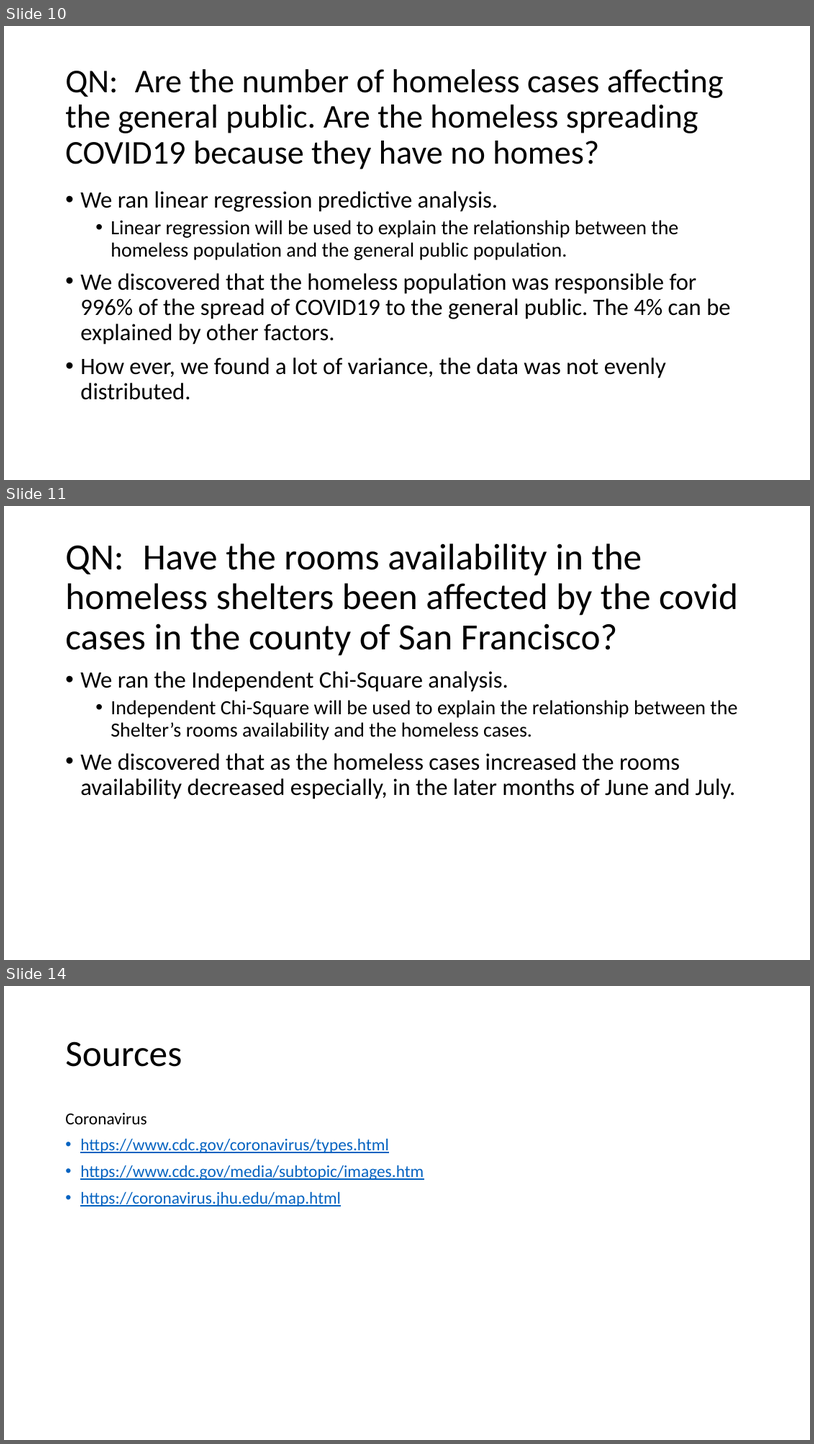
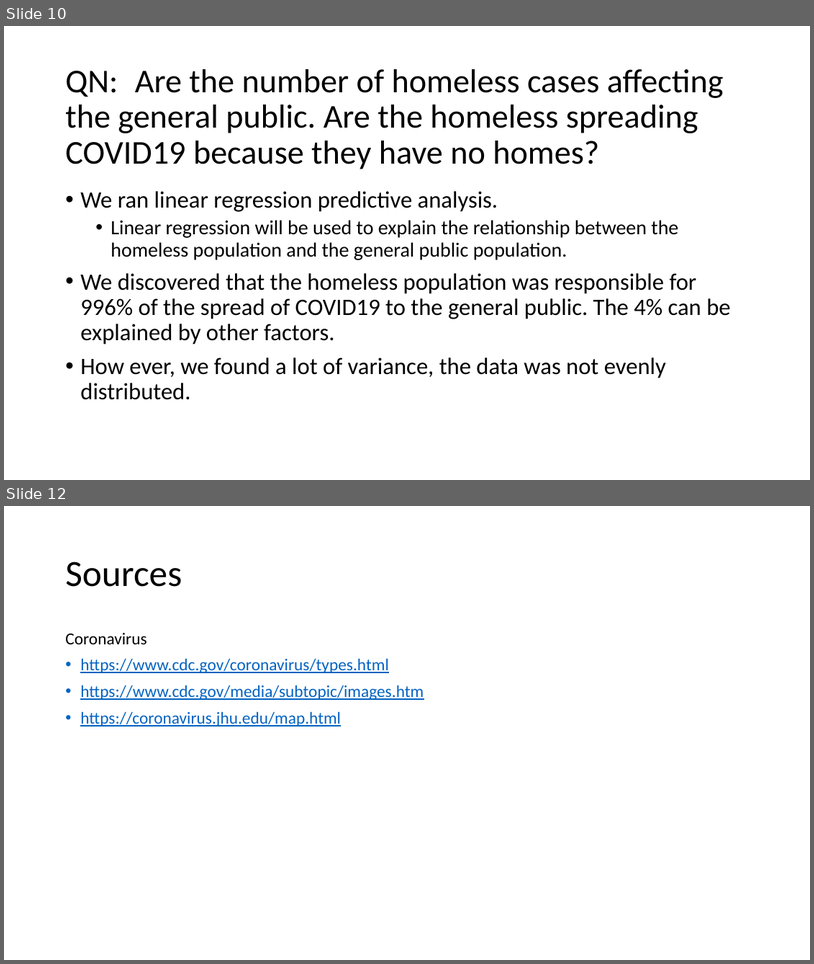
Before and after one commit to engmarkrezk/DFT_FinalProject, a slide deck: RecoverdDFTppt.pptx. Shown one above the other, each under a label of ours: slides 10, 11 and 14 before the commit, slides 10 and 12 after it; the slides between them are not shown. The pictures are 814x1444 and 814x964 pixels, drawn with LibreOffice and Linux fonts; fonts in the diff are those of the drawing. Boxes give left, top, right and bottom in pixels: in the first picture for what was removed or moved away, otherwise in the second. Text is boxed around its words. In the diff, an @@ line names an element or a change of style, - is before the commit and + after.

```diff
--- a/RecoverdDFTppt.pptx
+++ b/RecoverdDFTppt.pptx
@@ slide 11 removed at <box>4,506,810,960</box>, background #FFFFFF @@
@@ title removed at <box>65,543,738,656</box> @@
-QN: Have the rooms availability in the homeless shelters been affected by the covid cases in the county of San Francisco?
@@ text removed at <box>80,671,738,799</box> @@
-• We ran the Independent Chi-Square analysis.
-  • Independent Chi-Square will be used to explain the relationship between the Shelter’s rooms availability and the homeless cases.
-• We discovered that as the homeless cases increased the rooms availability decreased especially, in the later months of June and July.
@@ what was slide 14 is now slide 12 @@
```
Also in this commit, not shown: 1 other slide removed.
